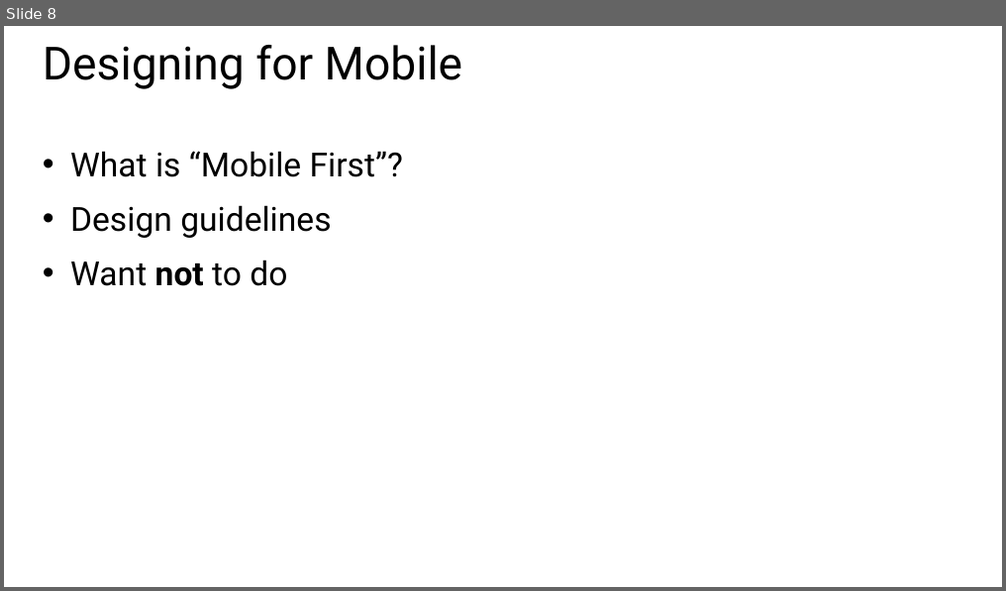
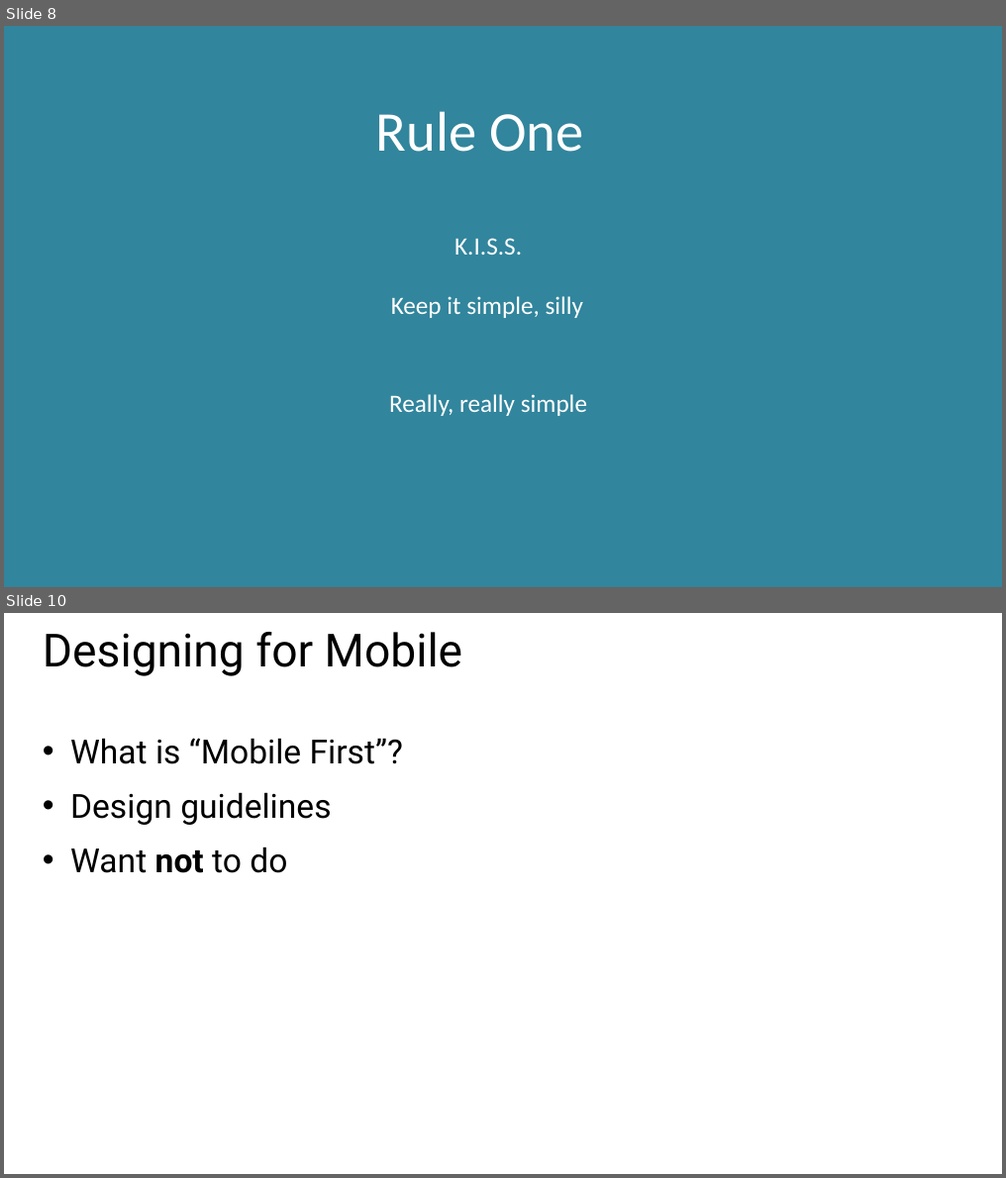
Before and after one commit to CharaD7/FrayedKnot, a slide deck: Slides/M1 Designing.pptx. Shown one above the other, each under a label of ours: slide 8 before the commit, slides 8 and 10 after it; the slides between them are not shown. The pictures are 1006x591 and 1006x1178 pixels, drawn with LibreOffice and Linux fonts; fonts in the diff are those of the drawing. Boxes give left, top, right and bottom in pixels: in the first picture for what was removed or moved away, otherwise in the second. Text is boxed around its words. In the diff, an @@ line names an element or a change of style, - is before the commit and + after.

```diff
--- a/Slides/M1 Designing.pptx
+++ b/Slides/M1 Designing.pptx
@@ slide 8 added at (x1=4, y1=26, x2=1002, y2=587), background #31859C @@
@@ text added at (x1=376, y1=111, x2=583, y2=152), 54 pt, text #FFFFFF @@
+Rule One
@@ text added at (x1=391, y1=238, x2=584, y2=318), 24 pt, text #FFFFFF @@
+K.I.S.S.
+Keep it simple, silly
@@ text added at (x1=389, y1=394, x2=587, y2=416), 24 pt, text #FFFFFF @@
+Really, really simple
@@ what was slide 8 is now slide 10 @@
```
Also in this commit, not shown: 4 slides changed, 1 other slide added, 1 other file.
